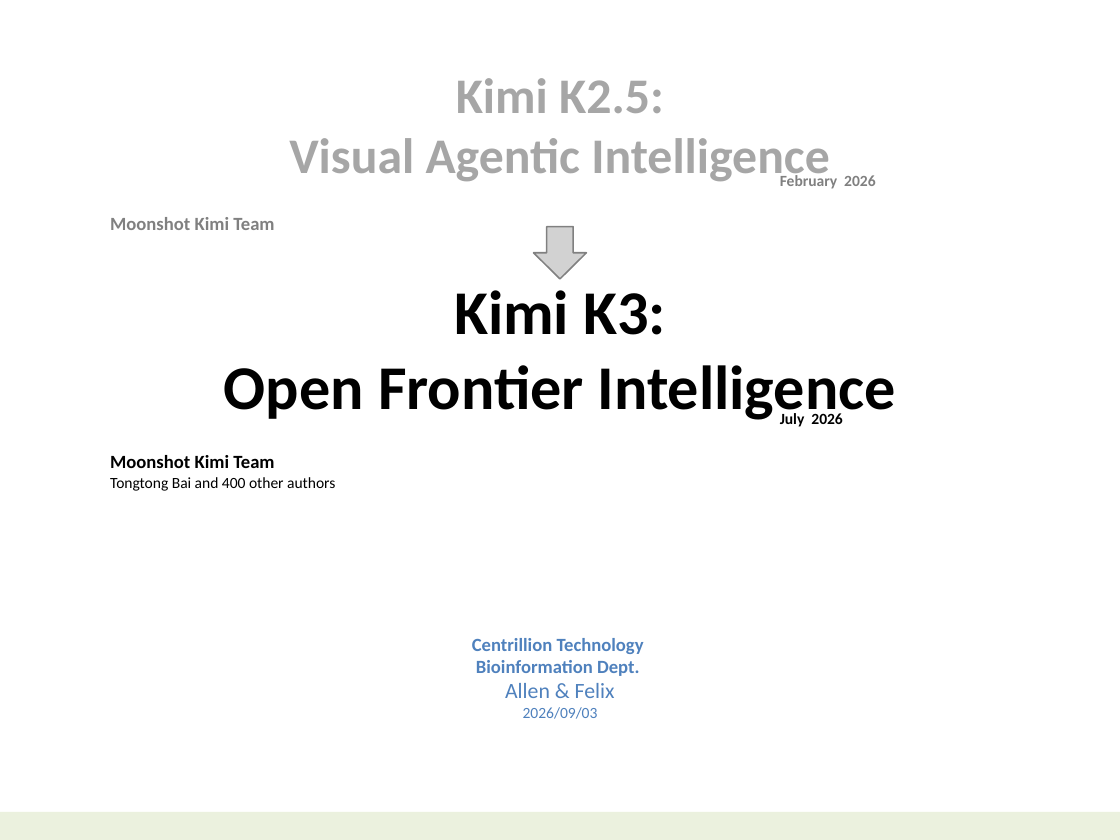
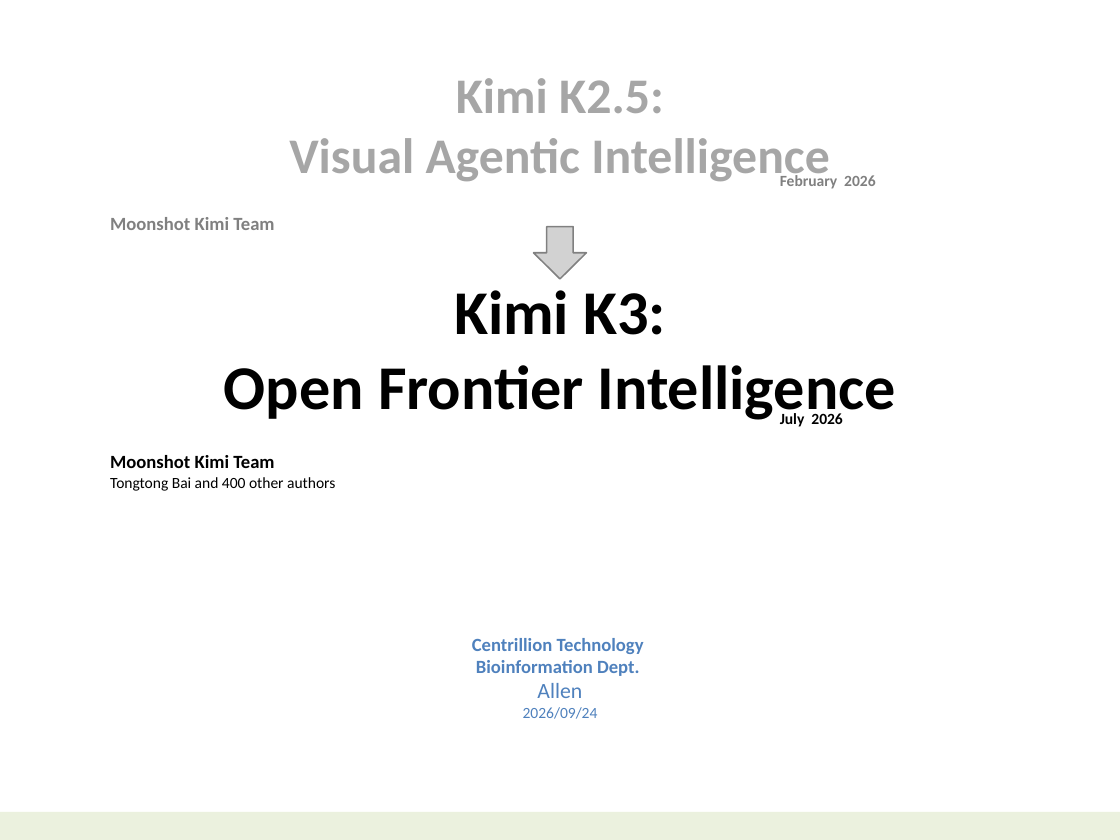
Before and after one commit to navibator/crazy-ai, a slide deck: slide 1 of ai-kimi.pptx. Drawn at 1120x840 pixels with LibreOffice and Linux fonts; fonts in the diff are those of the drawing. Boxes give left, top, right and bottom in pixels: in the first picture for what was removed or moved away, otherwise in the second. Text is boxed around its words. In the diff, an @@ line names an element or a change of style, - is before the commit and + after.

```diff
--- a/ai-kimi.pptx
+++ b/ai-kimi.pptx
@@ text at (523, 683, 598, 719): text changed; size 14 to 10 pt @@
-Allen & Felix
-2026/09/03
+Allen
+2026/09/24
```
Also in this commit, not shown: 2 other slides changed, 2 other files.
